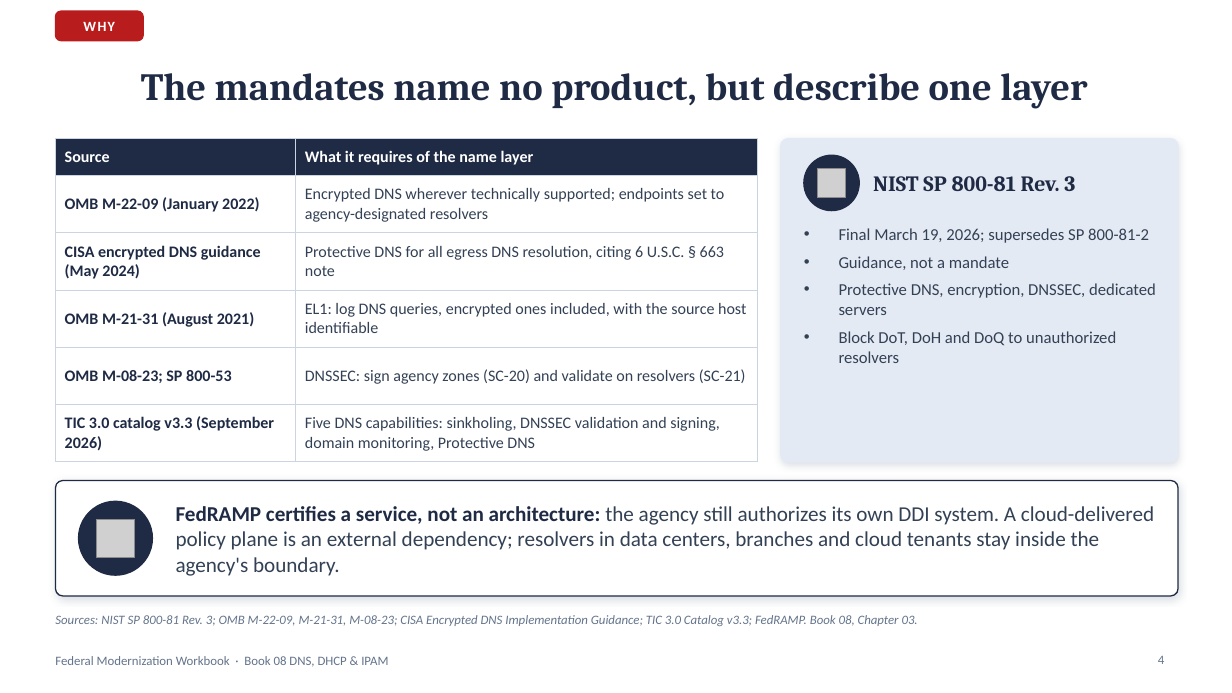
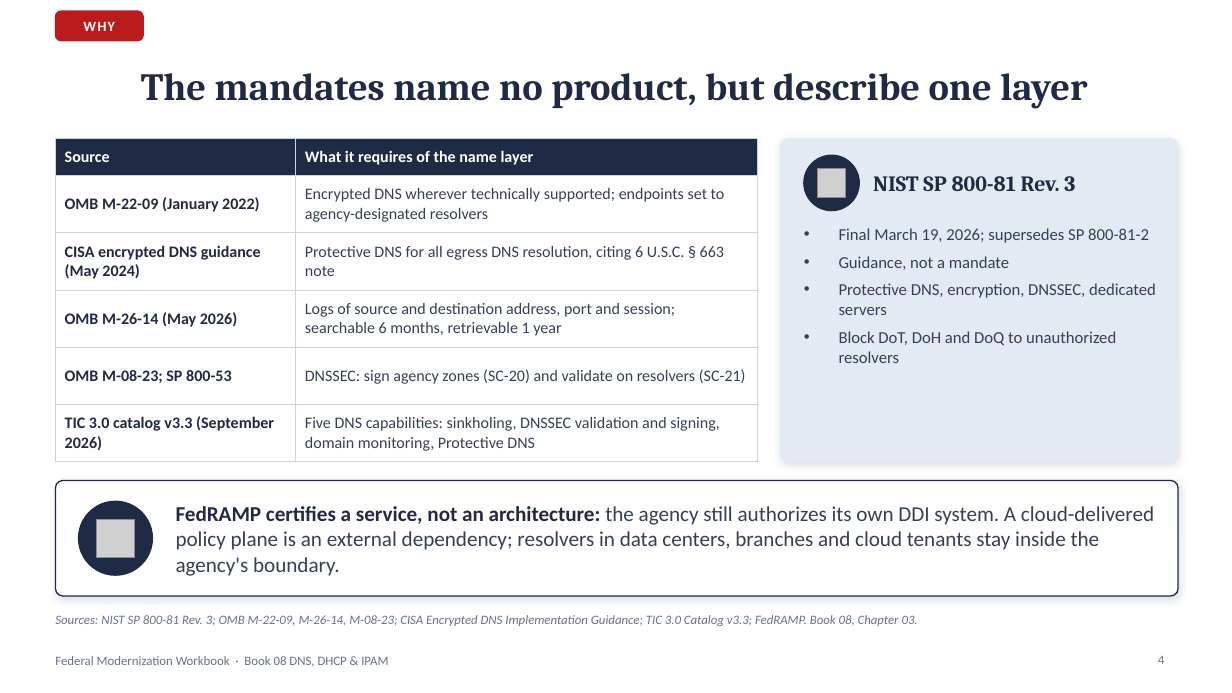
Before and after one commit to WhalerMike/modernization-workbook, a slide deck: slide 4 of presentations/b08-ddi/B08_DDI.pptx. Drawn at 1232x693 pixels with LibreOffice and Linux fonts; fonts in the diff are those of the drawing; grey boxes stand for pictures; background and template pictures are left out. Boxes give left, top, right and bottom in pixels: in the first picture for what was removed or moved away, otherwise in the second. Text is boxed around its words. In the diff, an @@ line names an element or a change of style, - is before the commit and + after.

```diff
--- a/presentations/b08-ddi/B08_DDI.pptx
+++ b/presentations/b08-ddi/B08_DDI.pptx
@@ table at <box>55,139,758,455</box> @@
-row 4, column 1: OMB M-21-31 (August 2021)
+row 4, column 1: OMB M-26-14 (May 2026)
-row 4, column 2: EL1: log DNS queries, encrypted ones included, with the source host identifiable
+row 4, column 2: Logs of source and destination address, port and session; searchable 6 months, retrievable 1 year
@@ text at <box>55,615,918,626</box>: text changed @@
-Sources: NIST SP 800-81 Rev. 3; OMB M-22-09, M-21-31, M-08-23; CISA Encrypted DNS Implementation Guidance; TIC 3.0 Catalog v3.3; FedRAMP. Book 08, Chapter 03.
+Sources: NIST SP 800-81 Rev. 3; OMB M-22-09, M-26-14, M-08-23; CISA Encrypted DNS Implementation Guidance; TIC 3.0 Catalog v3.3; FedRAMP. Book 08, Chapter 03.
```
Also in this commit, not shown: 2 other slides changed, 19 other files.
